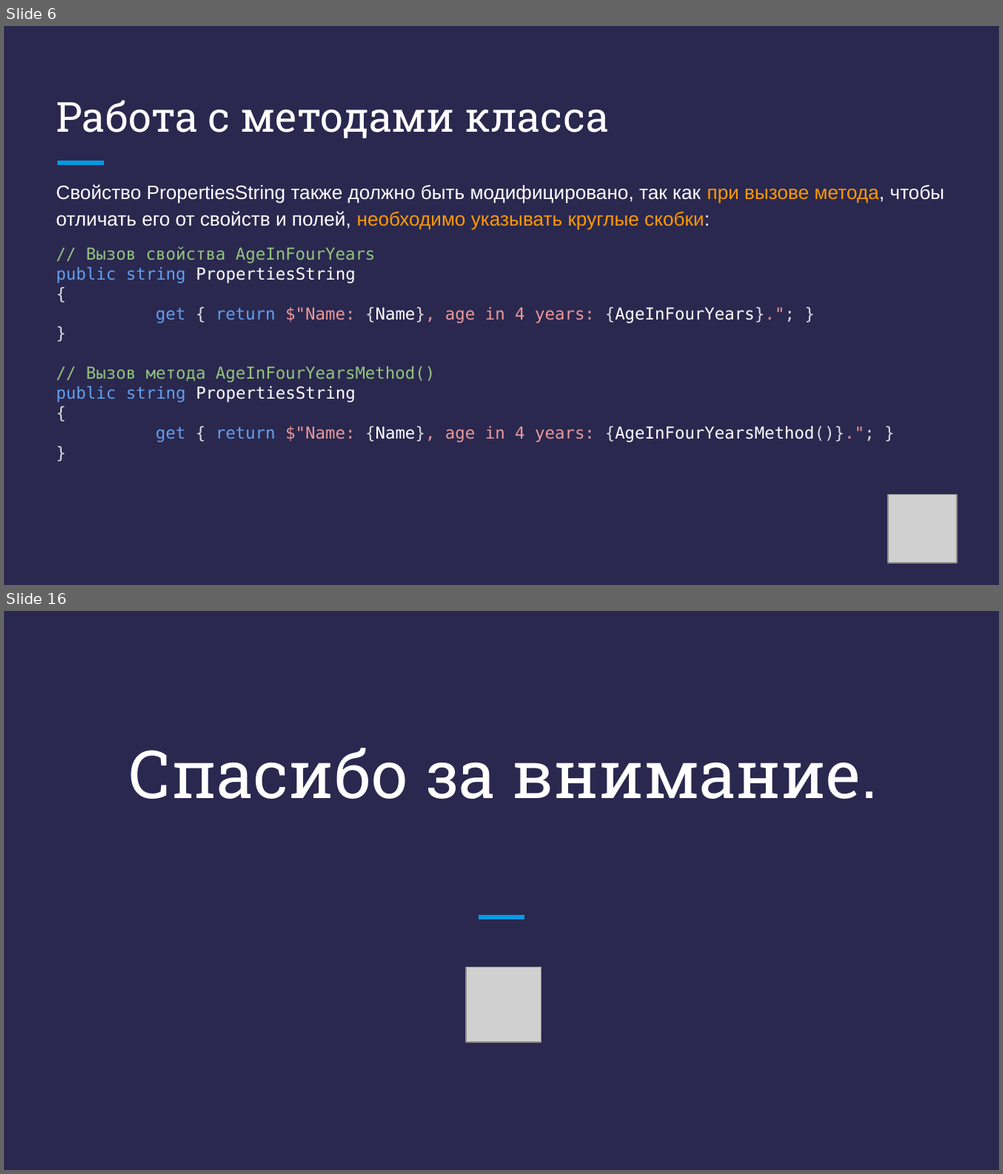
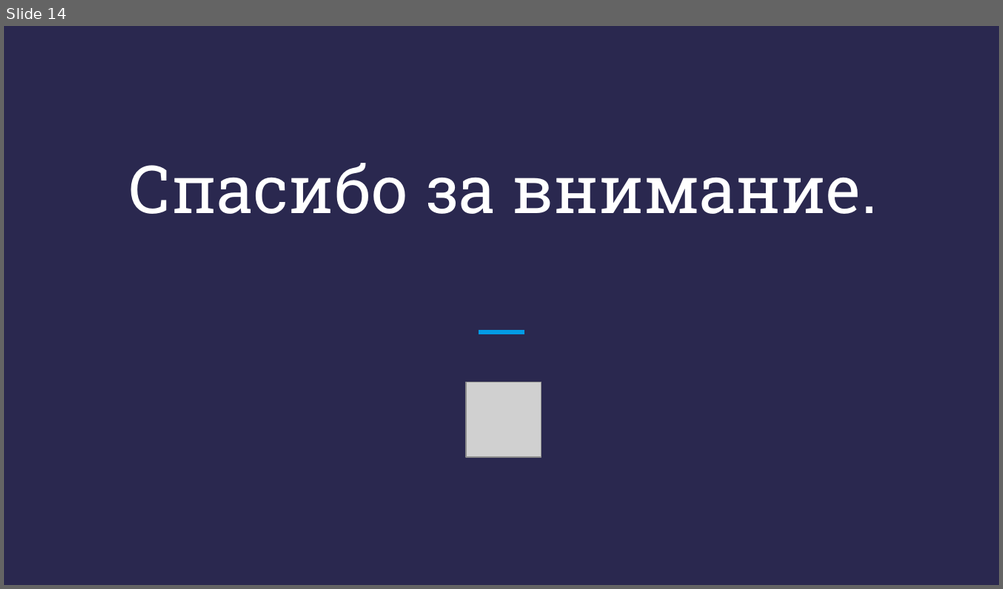
Before and after one commit to DenisKaVladimirovich/MyLessons, a slide deck: 11/Презентация - C# + .NET - Урок 11.pptx. Shown one above the other, each under a label of ours: slides 6 and 16 before the commit, slide 14 after it; the slides between them are not shown. The pictures are 1003x1174 and 1003x589 pixels, drawn with LibreOffice and Linux fonts; fonts in the diff are those of the drawing; grey boxes stand for pictures. Boxes give left, top, right and bottom in pixels: in the first picture for what was removed or moved away, otherwise in the second. Text is boxed around its words. In the diff, an @@ line names an element or a change of style, - is before the commit and + after.

```diff
--- a/11/Презентация - C# + .NET - Урок 11.pptx
+++ b/11/Презентация - C# + .NET - Урок 11.pptx
@@ slide 6 removed at <box>4,26,999,585</box>, background #2A284F @@
@@ title removed at <box>56,100,609,138</box> @@
-Работа с методами класса
@@ line removed from (58, 163) to (103, 163) @@
@@ text removed at <box>56,184,945,443</box> @@
-Свойство PropertiesString также должно быть модифицировано, так как при вызове метода, чтобы отличать его от свойств и полей, необходимо указывать круглые скобки:
-// Вызов свойства AgeInFourYears
-public string PropertiesString
-{
-get { return $"Name: {Name}, age in 4 years: {AgeInFourYears}."; }
-}
-// Вызов метода AgeInFourYearsMethod()
-public string PropertiesString
-{
-get { return $"Name: {Name}, age in 4 years: {AgeInFourYearsMethod()}."; }
-}
@@ picture removed at <box>887,494,956,563</box> @@
@@ what was slide 16 is now slide 14 @@
```
Also in this commit, not shown: 4 slides changed, 9 slides added, 10 other slides removed, 3 other files.
